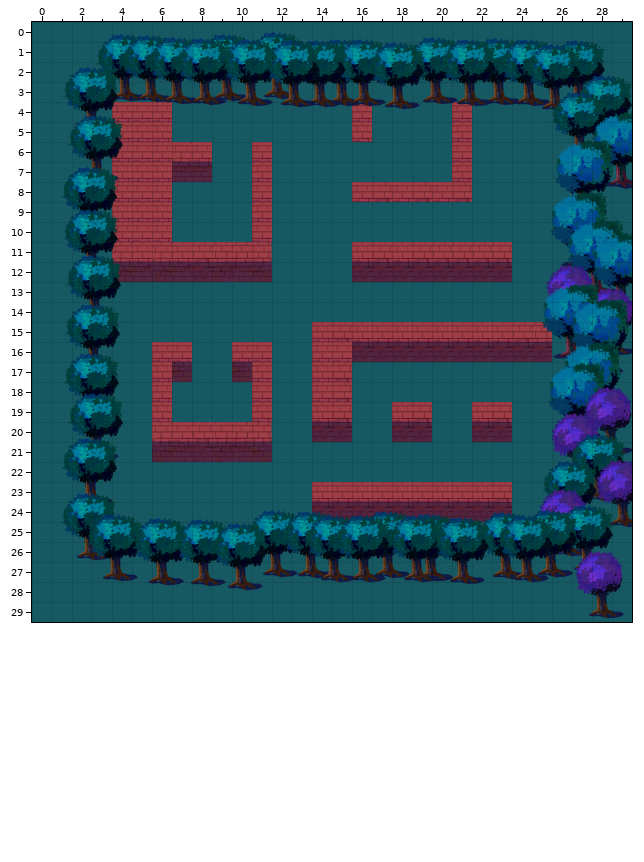
One commit to this Tiled map: assets/maps/medium3.tmx. That is the earlier state.
Cells are 128x128 px. Shown: x 0..29, y 0..29.
After:
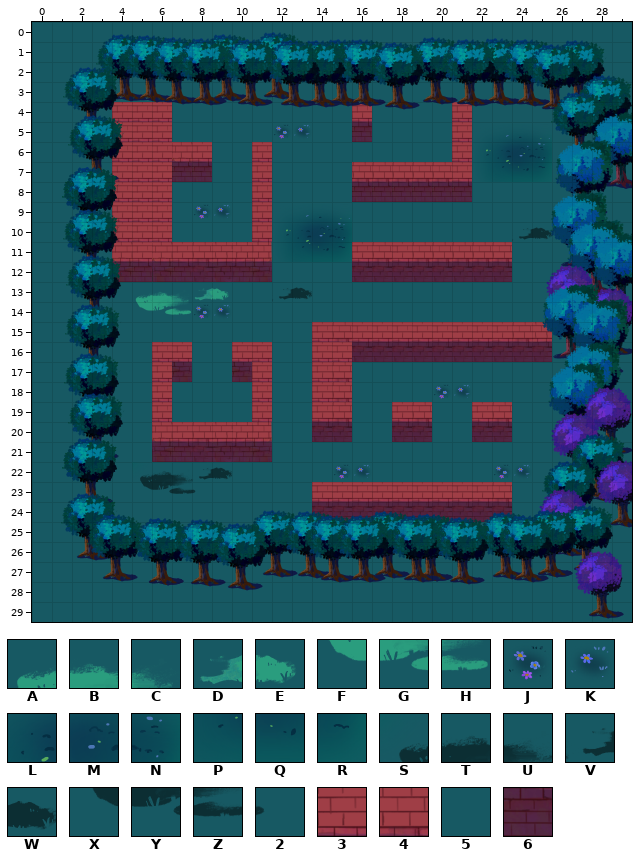
Key: from "path-2": A 0, B 1, C 2, D 3, E 4, F 15, G 16, H 17, J 18, K 19, L 61, M 62, N 63, P 76, Q 77, R 78, S 94, T 95, U 96, V 97, W 98, X 109, Y 110, Z 111, 2 112; from "walls-1": 3 8, 4 9, 5 105; from "walls-2": 6 23.
_ is an empty cell.
Commit message: edited some ground tile layering for medium3
Diff:
Layer "ground":
Tile 5 gives way to tile 2 in row 23 at x 8.
Tile 5 gives way to tile 4 in row 7 at x 16 to 20.
Tile 3 gives way to tile 6 in row 5 at x 16; in row 8 at x 16, 18 and 20.
Tile 4 gives way to tile 6 in row 8 at x 17, 19 and 21.
Tile 5 gives way to tile A in row 13 at x 5.
Tile 5 gives way to tile B in row 13 at x 6.
Tile 5 gives way to tile C in row 13 at x 7.
Tile 5 gives way to tile D in row 13 at x 8.
Tile 5 gives way to tile E in row 13 at x 9.
Tile 5 gives way to tile F in row 14 at x 5.
Tile 5 gives way to tile G in row 14 at x 6.
Tile 5 gives way to tile H in row 14 at x 7.
Tile 5 gives way to tile J in row 5 at x 12; in row 9 at x 8; in row 14 at x 8; in row 18 at x 20; in row 22 at x 15 and 23.
Tile 5 gives way to tile K in row 5 at x 13; in row 9 at x 9; in row 14 at x 9; in row 18 at x 21; in row 22 at x 16 and 24.
Tile 5 gives way to tile L in row 6 at x 23; in row 10 at x 13.
Tile 5 gives way to tile M in row 6 at x 24; in row 10 at x 14.
Tile 5 gives way to tile N in row 6 at x 25; in row 10 at x 15.
Tile 5 gives way to tile P in row 7 at x 23; in row 11 at x 13.
Tile 5 gives way to tile Q in row 7 at x 24; in row 11 at x 14.
Tile 5 gives way to tile R in row 7 at x 25; in row 11 at x 15.
Tile 5 gives way to tile S in row 22 at x 5.
Tile 5 gives way to tile T in row 22 at x 6.
Tile 5 gives way to tile U in row 22 at x 7.
Tile 5 gives way to tile V in row 10 at x 24; in row 13 at x 12; in row 22 at x 8.
Tile 5 gives way to tile W in row 10 at x 25; in row 13 at x 13; in row 22 at x 9.
Tile 5 gives way to tile X in row 23 at x 5.
Tile 5 gives way to tile Y in row 23 at x 6.
Tile 5 gives way to tile Z in row 23 at x 7.
